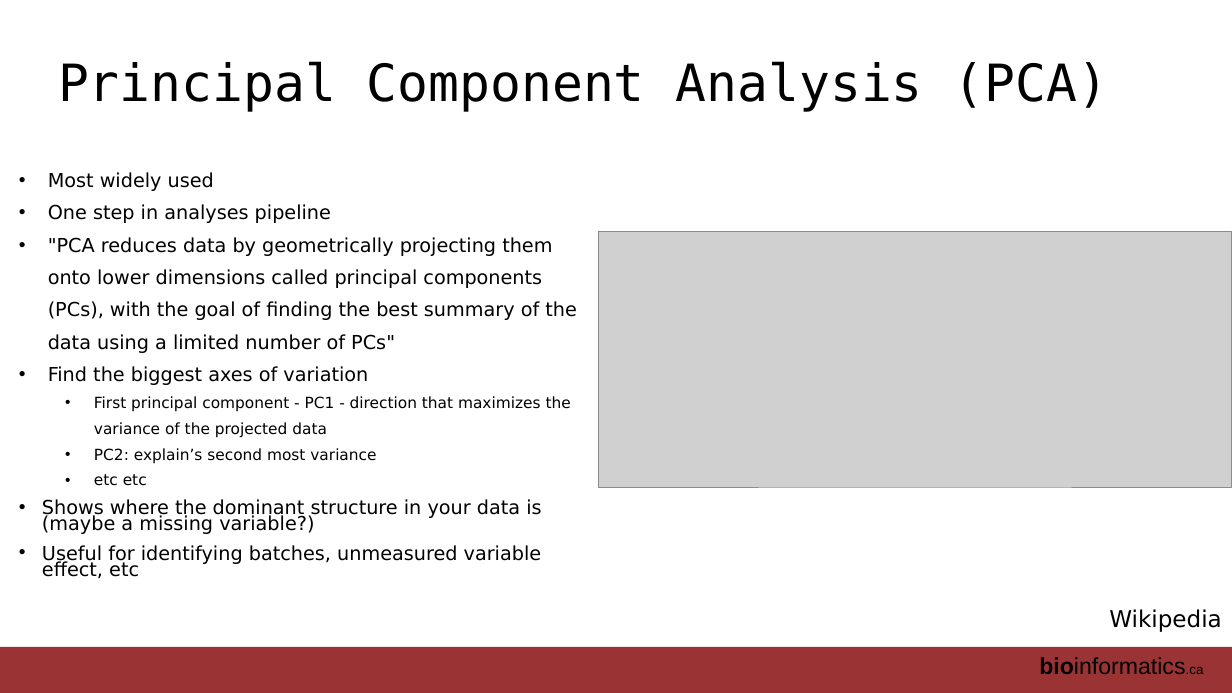
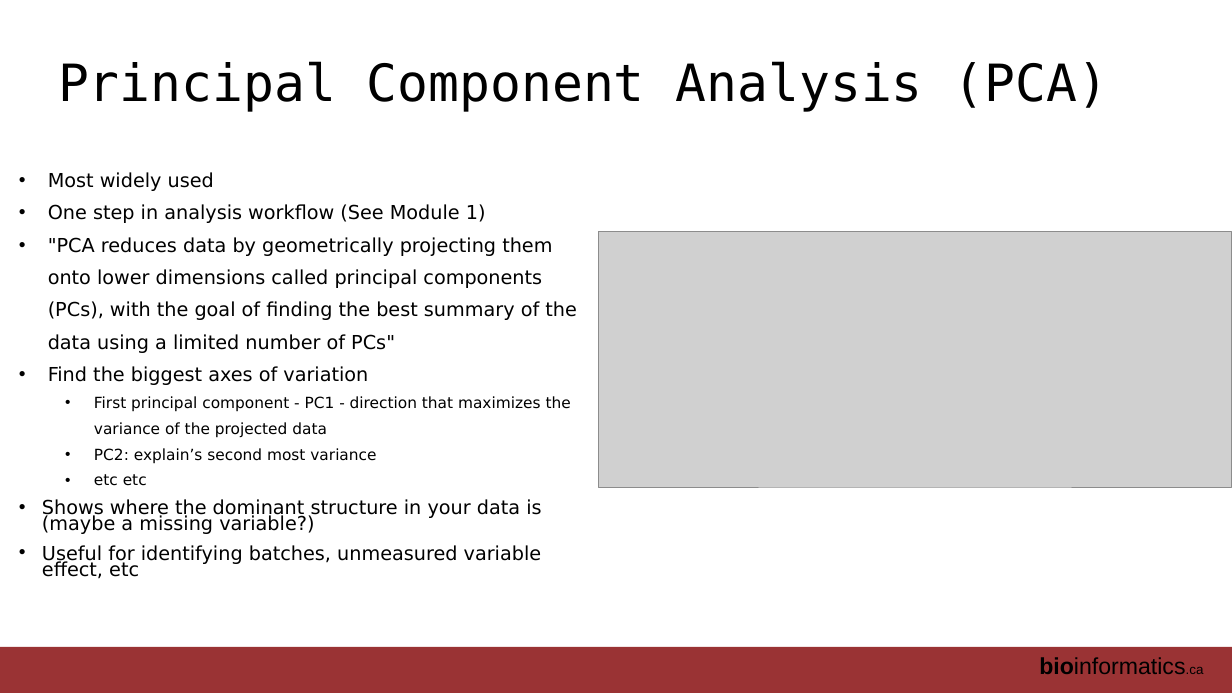
Before and after one commit to RealPaiLab/CBW_AUR2023, a slide deck: slide 6 of book/lectures/AUR_2023_Module2_DimensionReduction.pptx. Drawn at 1232x693 pixels with LibreOffice and Linux fonts; fonts in the diff are those of the drawing; grey boxes stand for pictures. Boxes give left, top, right and bottom in pixels: in the first picture for what was removed or moved away, otherwise in the second. Text is boxed around its words. In the diff, an @@ line names an element or a change of style, - is before the commit and + after.

Commit message:
update module 2 lecture (in progress)

```diff
--- a/book/lectures/AUR_2023_Module2_DimensionReduction.pptx
+++ b/book/lectures/AUR_2023_Module2_DimensionReduction.pptx
@@ text at [48,204,486,223]: text changed @@
-• One step in analyses pipeline
+• One step in analysis workflow (See Module 1)
@@ text removed at [1109,609,1222,632] @@
-Wikipedia
```
Also in this commit, not shown: 7 other slides changed, 1 slide removed, 1 other file.
